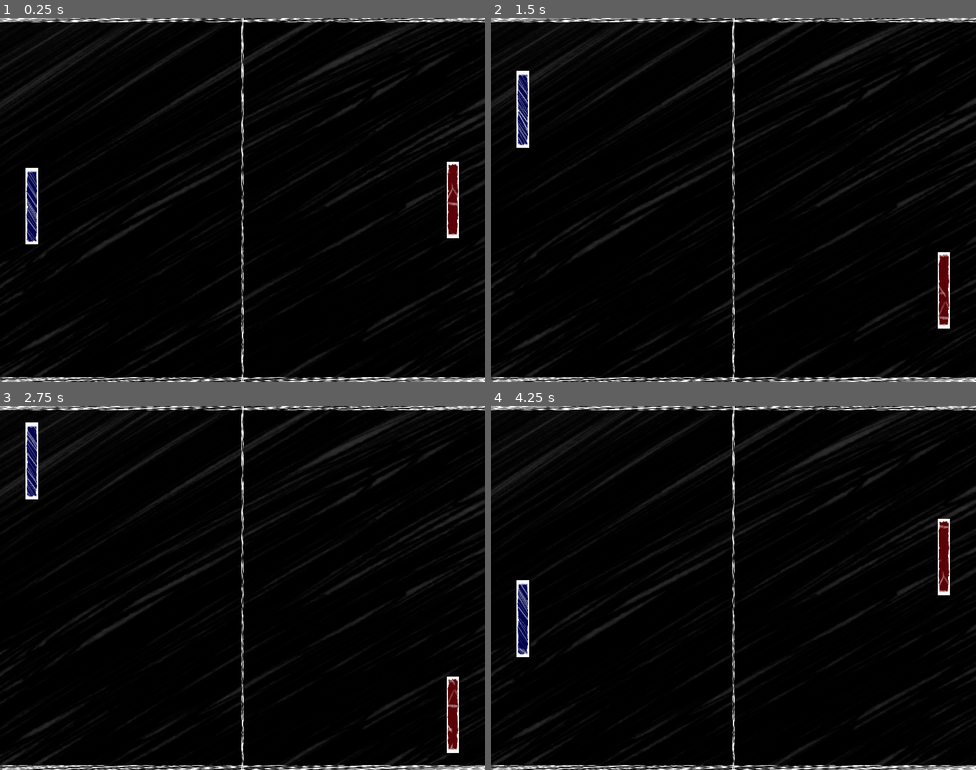
Above: before the commit, frames 1-4 (two rows, left to right).
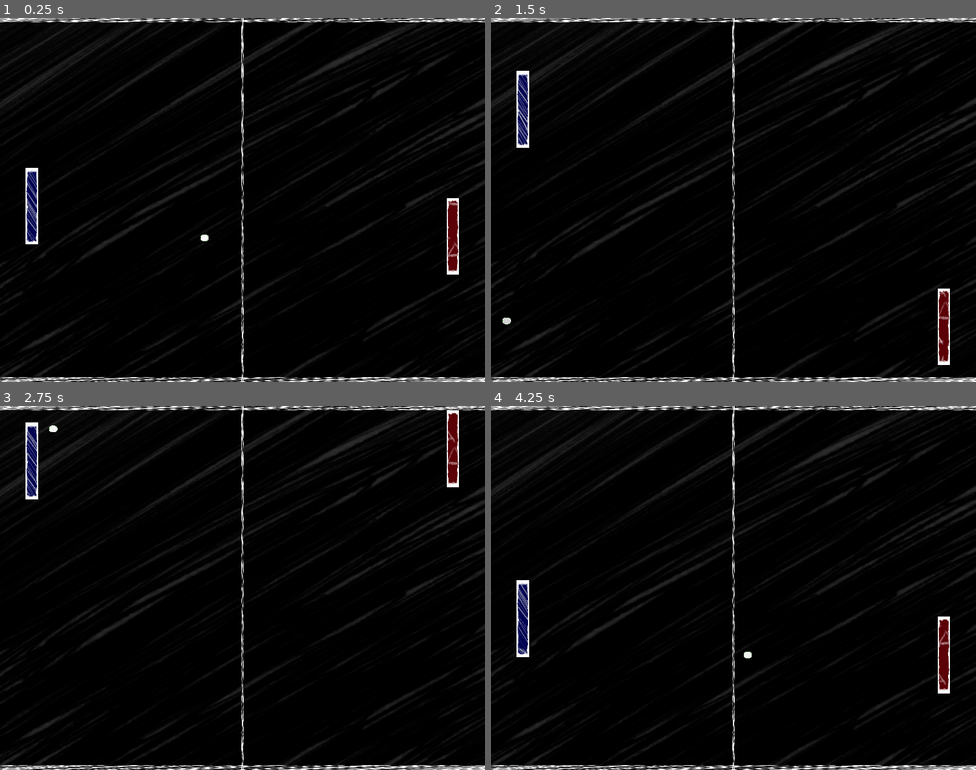
Above: after the commit, the same moments.

Repository: sosafacun/Pong
Game: Godot game, scene res://scenes/game.tscn
The game is run twice, just before and just after one commit, with the same random seed, the same clock (stepped at 60 frames per second) and the same inputs.
Inputs:
- Up to frame 1 (0.25 s): no input
- Up to frame 2 (1.5 s): hold W (move_up) 0.53-1.28 s; hold S (move_down) from 1.28 s (still down)
- Up to frame 3 (2.75 s): release S (move_down) at 2.03 s; hold W (move_up) from 2.03 s (still down)
- Up to frame 4 (4.25 s): release W (move_up) at 3.53 s; hold S (move_down) from 3.53 s (still down)

The runs differ from the first frame. In frame 1, 0.6% of the frame differs, in the area x 41-95%, y 39-71%; in frame 2, 0.6%; in frame 3, 1.1%, in the area x 10-95%, y 1-96%; in frame 4, 1.1%.

Commit message:
Update
- Different sound plays if the player or the CPU scored.
- The ball resets after scoring
- The CPU has a *fantastic* AI- I should make it dumber

Diff:
--- /dev/null
+++ b/assets/objects/ball.gdshader
@@ -0,0 +1,53 @@
+shader_type canvas_item;
+
+/**
+Thanks to superduperc for the shader!
+Check it out here
+https://godotshaders.com/shader/chowder-shader-static-background-shader/
+**/
+
+// Background image to render.
+uniform sampler2D image : filter_linear, repeat_enable;
+
+// Image scale.
+uniform vec2 image_scale = vec2(1);
+
+// Image offset.
+uniform vec2 image_offset = vec2(0);
+
+// Pixels below this alpha (transparency) level will not be rendered.
+uniform float min_alpha : hint_range(0.0, 1.0) = 0.1;
+
+// Color to replace.
+uniform vec3 target_color : source_color;
+
+// How closely to match the selected color when performing the replacement.bool
+uniform float color_match_threshold : hint_range(0.0, 1.0) = 0.8;
+
+// World position of vertices for fragment rendering.
+varying vec2 world_pos;
+
+void vertex() {
+	// Store world position of each vertex for fragment rendering.
+    world_pos = (MODEL_MATRIX * vec4(VERTEX, 0.0, 1.0)).xy;
+}
+
+void fragment() {
+	// Don't render pixels above the minimum alpha level.
+	if (COLOR.a < min_alpha)
+	{
+		// Render as transparent.
+		COLOR = vec4(0.0);
+	}
+	// Don't replace pixels that are too different from the target color.
+	else if (distance(COLOR.rgb, target_color.rgb) < 1.0 - color_match_threshold)
+	{
+		// Scale the world position.
+		vec2 scaled_pos = (world_pos - image_offset) / image_scale / 100.0;
+		// This adjustment roughly corrects an aspect ratio bug for now.
+		// TODO: Fix X axis position properly.
+		scaled_pos.x *= 0.7;
+		// Set color to corresponding background image pixel.
+		COLOR = texture(image, scaled_pos);
+	}
+}
--- a/project.godot
+++ b/project.godot
@@ -14,6 +14,10 @@
 run/main_scene="res://scenes/game.tscn"
 config/features=PackedStringArray("4.2", "Mobile")
 config/icon="res://icon.svg"
+
+[autoload]
+
+Globals="*res://scenes/globals.gd"
 
 [display]
 
--- /dev/null
+++ b/scenes/game.gd
@@ -0,0 +1,17 @@
+extends Node2D
+
+
+func _on_player_area_body_entered(body):
+	if ('bounce' in body):
+		%PlayerArea.play_sound()
+		reset_ball()
+
+
+func _on_cpu_area_body_entered(body):
+	if ('bounce' in body):
+		%CPUArea.play_sound()
+		reset_ball()
+
+func reset_ball():
+	$Ball.position = Vector2.ZERO
+	Globals.ball_position = $Ball.position
--- a/scenes/game.tscn
+++ b/scenes/game.tscn
@@ -1,14 +1,18 @@
-[gd_scene load_steps=6 format=3 uid="uid://ce33ikihg5g1o"]
+[gd_scene load_steps=9 format=3 uid="uid://ce33ikihg5g1o"]
 
 [ext_resource type="Texture2D" uid="uid://ccga024x5aqew" path="res://assets/background.png" id="1_jcfli"]
+[ext_resource type="Script" path="res://scenes/game.gd" id="1_rjqji"]
 [ext_resource type="Texture2D" uid="uid://bj443805vkc0n" path="res://assets/net.png" id="2_n340q"]
 [ext_resource type="PackedScene" uid="uid://d16bpf0ggcabl" path="res://scenes/players/player.tscn" id="3_neypx"]
 [ext_resource type="PackedScene" uid="uid://bejvlcb5574ac" path="res://scenes/objects/wall.tscn" id="4_bv7m7"]
+[ext_resource type="PackedScene" uid="uid://e8a7hg6wxuvh" path="res://scenes/objects/scoring_area.tscn" id="4_c688b"]
 [ext_resource type="PackedScene" uid="uid://b1iig46lt0acn" path="res://scenes/players/cpu.tscn" id="5_if34c"]
+[ext_resource type="PackedScene" uid="uid://bg3kxkhcxp0aa" path="res://scenes/objects/ball.tscn" id="6_fwiud"]
 
 [node name="Game" type="Node2D"]
 position = Vector2(400, 300)
 scale = Vector2(0.267333, 0.200667)
+script = ExtResource("1_rjqji")
 
 [node name="BackgroundSprite" type="Sprite2D" parent="."]
 texture = ExtResource("1_jcfli")
@@ -20,20 +24,37 @@
 metadata/_edit_lock_ = true
 
 [node name="Limits" type="Node2D" parent="."]
+
+[node name="Walls" type="Node2D" parent="Limits"]
 metadata/_edit_lock_ = true
 metadata/_edit_group_ = true
 
-[node name="Wall" parent="Limits" instance=ExtResource("4_bv7m7")]
+[node name="TopWall" parent="Limits/Walls" instance=ExtResource("4_bv7m7")]
 position = Vector2(0, -1482.54)
-rotation = -1.5708
-scale = Vector2(-0.0473793, 1)
+rotation = 1.5708
+scale = Vector2(0.0473793, -1)
 
-[node name="Wall2" parent="Limits" instance=ExtResource("4_bv7m7")]
+[node name="BottomWall" parent="Limits/Walls" instance=ExtResource("4_bv7m7")]
 position = Vector2(-3.74219, 1480.04)
-rotation = 1.5708
-scale = Vector2(-0.0473793, 1)
+rotation = -1.57079
+scale = Vector2(0.0473793, -1)
+
+[node name="ScoringAreas" type="Node2D" parent="Limits"]
+
+[node name="PlayerArea" parent="Limits/ScoringAreas" instance=ExtResource("4_c688b")]
+unique_name_in_owner = true
+position = Vector2(-1488.78, 0)
+scale = Vector2(8.631, 1.529)
+is_player = true
+
+[node name="CPUArea" parent="Limits/ScoringAreas" instance=ExtResource("4_c688b")]
+unique_name_in_owner = true
+position = Vector2(1488.78, 0)
+scale = Vector2(8.631, 1.529)
 
 [node name="Players" type="Node2D" parent="."]
+metadata/_edit_lock_ = true
+metadata/_edit_group_ = true
 
 [node name="Player" parent="Players" instance=ExtResource("3_neypx")]
 position = Vector2(-1300, 50)
@@ -43,3 +64,10 @@
 [node name="CPU" parent="Players" instance=ExtResource("5_if34c")]
 position = Vector2(1298.01, 0)
 speed = 400
+
+[node name="Ball" parent="." instance=ExtResource("6_fwiud")]
+scale = Vector2(0.102262, 0.111637)
+metadata/_edit_lock_ = true
+
+[connection signal="body_entered" from="Limits/ScoringAreas/PlayerArea" to="." method="_on_player_area_body_entered"]
+[connection signal="body_entered" from="Limits/ScoringAreas/CPUArea" to="." method="_on_cpu_area_body_entered"]
--- /dev/null
+++ b/scenes/globals.gd
@@ -0,0 +1,3 @@
+extends Node
+
+var ball_position: Vector2
--- /dev/null
+++ b/scenes/objects/ball.gd
@@ -0,0 +1,26 @@
+extends CharacterBody2D
+
+const ACCELERATION = 200
+@export var start_speed: int = 250
+@onready var speed: int = start_speed
+
+func _ready():
+	if randi() % 2 == 0:
+		velocity.x = 1
+	else:
+		velocity.x = -1
+	if randi() % 2 == 0:
+		velocity.y = 1
+	else:
+		velocity.y = -1
+	velocity *= speed
+
+func _physics_process(delta):
+	bounce(delta)
+
+func bounce(delta):
+	var collision_info = move_and_collide(velocity * delta)
+	Globals.ball_position = position
+	if (collision_info):
+		velocity = velocity.bounce(collision_info.get_normal())
+		speed += ACCELERATION
--- a/scenes/objects/ball.tscn
+++ b/scenes/objects/ball.tscn
@@ -1,7 +1,30 @@
-[gd_scene format=3 uid="uid://bg3kxkhcxp0aa"]
+[gd_scene load_steps=7 format=3 uid="uid://bg3kxkhcxp0aa"]
+
+[ext_resource type="Script" path="res://scenes/objects/ball.gd" id="1_76x1s"]
+[ext_resource type="Shader" path="res://assets/objects/ball.gdshader" id="1_ssn1v"]
+[ext_resource type="Texture2D" uid="uid://cngp0llgtj48i" path="res://assets/objects/view-white-crumpled-paper.jpg" id="2_1of7q"]
+[ext_resource type="Texture2D" uid="uid://mmxyjm0kg35a" path="res://assets/objects/ball.png" id="2_hg6su"]
+
+[sub_resource type="ShaderMaterial" id="ShaderMaterial_kbl4w"]
+shader = ExtResource("1_ssn1v")
+shader_parameter/image_scale = Vector2(20, 20)
+shader_parameter/image_offset = Vector2(0, 0)
+shader_parameter/min_alpha = 0.1
+shader_parameter/target_color = Color(0.0742504, 0.717632, 0, 1)
+shader_parameter/color_match_threshold = 0.8
+shader_parameter/image = ExtResource("2_1of7q")
+
+[sub_resource type="CircleShape2D" id="CircleShape2D_ji830"]
+radius = 249.05
 
 [node name="Ball" type="CharacterBody2D"]
+collision_layer = 2
+collision_mask = 3
+script = ExtResource("1_76x1s")
 
 [node name="Sprite2D" type="Sprite2D" parent="."]
+material = SubResource("ShaderMaterial_kbl4w")
+texture = ExtResource("2_hg6su")
 
 [node name="CollisionShape2D" type="CollisionShape2D" parent="."]
+shape = SubResource("CircleShape2D_ji830")
--- /dev/null
+++ b/scenes/objects/scoring_area.gd
@@ -0,0 +1,9 @@
+extends Area2D
+
+@export var is_player: bool
+
+func play_sound():
+	if(is_player):
+		$CPUScore.play()
+	else:
+		$PlayerScore.play()
--- /dev/null
+++ b/scenes/objects/scoring_area.tscn
@@ -0,0 +1,21 @@
+[gd_scene load_steps=5 format=3 uid="uid://e8a7hg6wxuvh"]
+
+[ext_resource type="Script" path="res://scenes/objects/scoring_area.gd" id="1_wfs5w"]
+[ext_resource type="AudioStream" uid="uid://bjbrq1bvgcpej" path="res://assets/sound/player-score.wav" id="2_a3vu7"]
+[ext_resource type="AudioStream" uid="uid://wa5ychi57snk" path="res://assets/sound/cpu_score.wav" id="3_yuor1"]
+
+[sub_resource type="RectangleShape2D" id="RectangleShape2D_mbc03"]
+size = Vector2(20, 1900)
+
+[node name="ScoringArea" type="Area2D"]
+collision_mask = 2
+script = ExtResource("1_wfs5w")
+
+[node name="ScoringCollision" type="CollisionShape2D" parent="."]
+shape = SubResource("RectangleShape2D_mbc03")
+
+[node name="PlayerScore" type="AudioStreamPlayer2D" parent="."]
+stream = ExtResource("2_a3vu7")
+
+[node name="CPUScore" type="AudioStreamPlayer2D" parent="."]
+stream = ExtResource("3_yuor1")
--- a/scenes/objects/wall.tscn
+++ b/scenes/objects/wall.tscn
@@ -8,10 +8,11 @@
 size = Vector2(1000, 2998)
 
 [sub_resource type="SegmentShape2D" id="SegmentShape2D_xrr1a"]
-a = Vector2(501, 1500)
-b = Vector2(501, -1498)
+a = Vector2(502, 1500)
+b = Vector2(502, -1499)
 
 [node name="Wall" type="StaticBody2D"]
+collision_mask = 3
 script = ExtResource("1_8ctjj")
 
 [node name="Net" type="Sprite2D" parent="."]
--- a/scenes/players/cpu.gd
+++ b/scenes/players/cpu.gd
@@ -2,17 +2,14 @@
 
 @export var speed: int
 
-func _process(_delta):
-	var direction: Vector2
+func _physics_process(delta):
+	if (Globals.ball_position.y < position.y):
+		velocity.y = -1
+	else:
+		velocity.y = 1
+	velocity *= speed
 
-	if(Input.is_action_pressed("move_down")):
-		direction = Vector2.UP
-	if(Input.is_action_pressed("move_up")):
-		direction = Vector2.DOWN
-
-	velocity = direction * speed
-	move_and_slide()
-
+	move_and_collide(velocity * delta)
 
 func _on_area_2d_body_entered(body):
 	if ('bounce' in body):
--- a/scenes/players/player.gd
+++ b/scenes/players/player.gd
@@ -16,4 +16,4 @@
 
 func _on_area_2d_body_entered(body):
 	if ('bounce' in body):
-		$Node2D/AudioStreamPlayer2D.play()
+		$CollisionShape2D/Node2D/AudioStreamPlayer2D.play()
Binary file added: assets/objects/ball.png
Not shown, added: assets/objects/ball.png.import
Not shown, added: assets/objects/view-white-crumpled-paper.jpg.import
Not shown, changed: README.md
